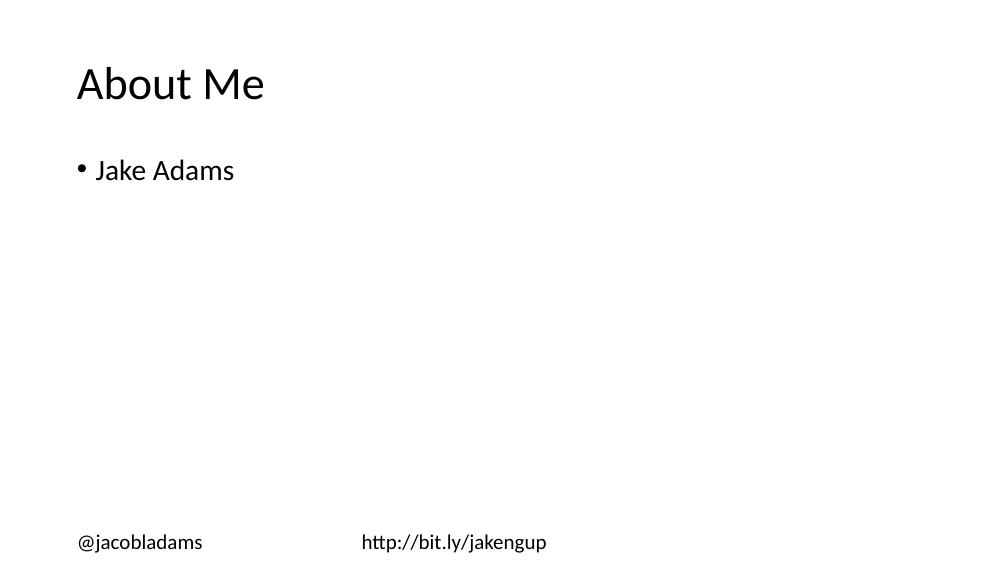
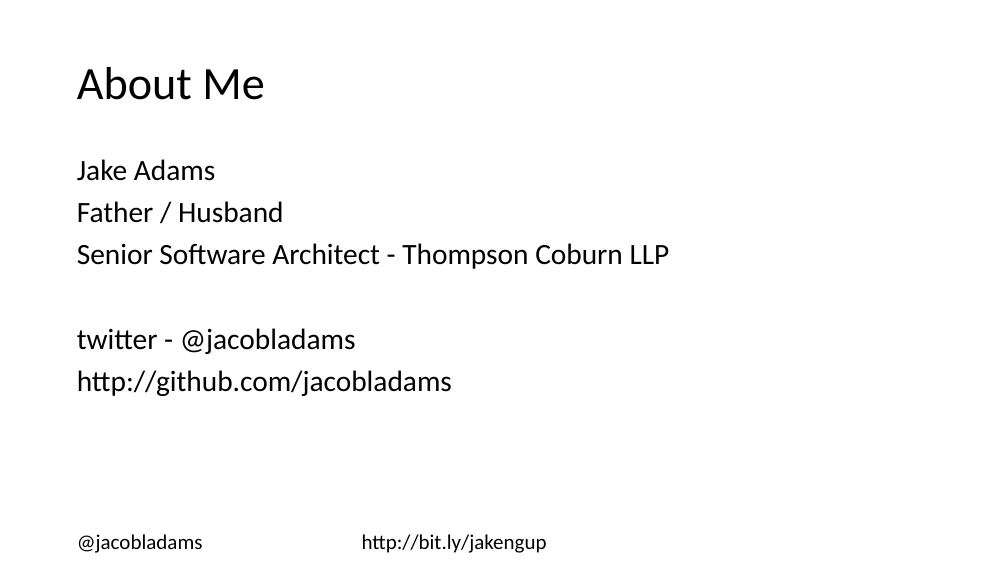
Before and after one commit to jacobladams/upgrading-from-angularjs-1-to-angular-2-plus-presentation, a slide deck: slide 2 of Upgrading from AngularJS 1 to Angular 2+.pptx. Drawn at 1008x567 pixels with LibreOffice and Linux fonts; fonts in the diff are those of the drawing. Boxes give left, top, right and bottom in pixels: in the first picture for what was removed or moved away, otherwise in the second. Text is boxed around its words. In the diff, an @@ line names an element or a change of style, - is before the commit and + after.

```diff
--- a/Upgrading from AngularJS 1 to Angular 2+.pptx
+++ b/Upgrading from AngularJS 1 to Angular 2+.pptx
@@ text at [77, 159, 215, 181]: bullet • to none @@
@@ text at [77, 201, 670, 396]: paragraphs added @@
+Father / Husband
+Senior Software Architect - Thompson Coburn LLP
+twitter - @jacobladams
+http://github.com/jacobladams
```
Also in this commit, not shown: 1 other slide changed, 3 slides added, 30 other files.
